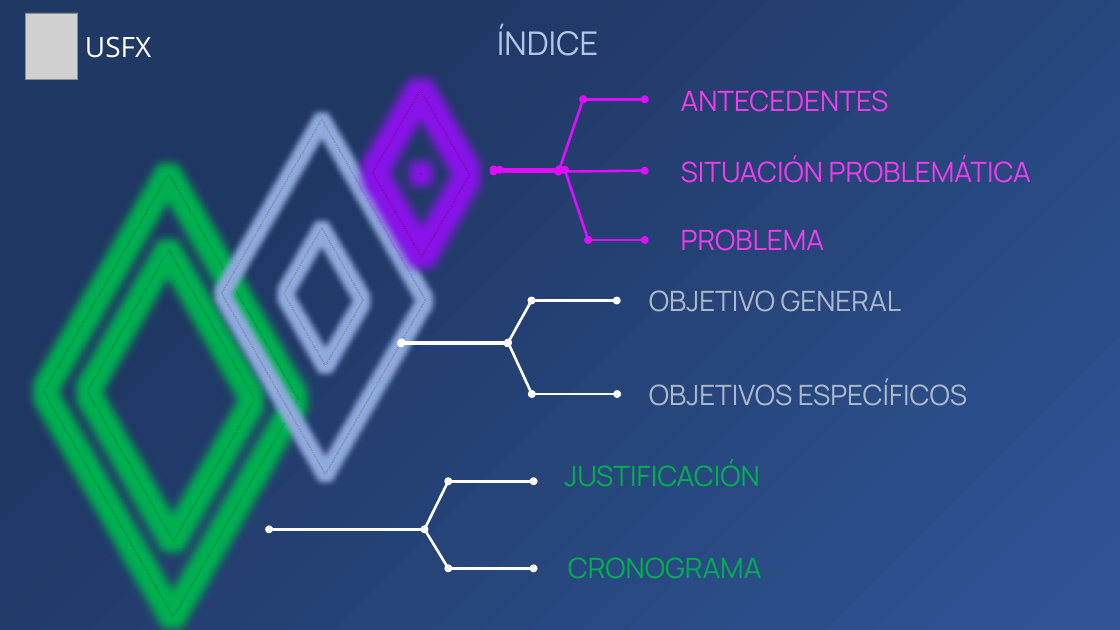
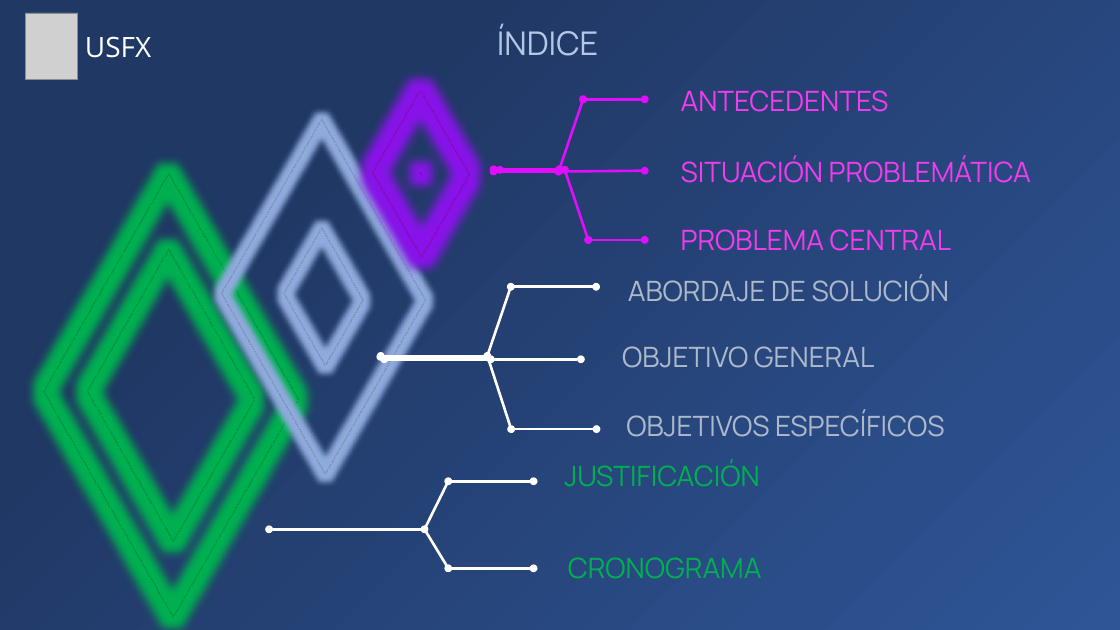
Before and after one commit to Zelechos/Generador-Css, a slide deck: slide 3 of documents/Presentación de Perfil - Modelo Generador CSS.pptx. Drawn at 1120x630 pixels with LibreOffice and Linux fonts; fonts in the diff are those of the drawing; grey boxes stand for pictures. Boxes give left, top, right and bottom in pixels: in the first picture for what was removed or moved away, otherwise in the second. Text is boxed around its words. In the diff, an @@ line names an element or a change of style, - is before the commit and + after.

```diff
--- a/documents/Presentación de Perfil - Modelo Generador CSS.pptx
+++ b/documents/Presentación de Perfil - Modelo Generador CSS.pptx
@@ text at (x1=681, y1=229, x2=952, y2=251): text changed @@
-PROBLEMA
+PROBLEMA CENTRAL
@@ double arrow moved from (507, 344) - (532, 301) to (487, 357) - (511, 287) @@
@@ arrow moved from (532, 301) - (617, 301) to (511, 287) - (597, 287) @@
@@ text added at (x1=628, y1=274, x2=949, y2=302), 24 pt, text #ADB9CA @@
+ABORDAJE DE SOLUCIÓN
@@ arrow moved from (401, 344) - (507, 344) to (381, 357) - (487, 357) @@
@@ arrow moved from (402, 343) - (508, 343) to (381, 356) - (487, 356) @@
@@ double arrow moved from (508, 343) - (532, 394) to (487, 356) - (512, 429) @@
@@ text "OBJETIVO GENERAL" moved from (x1=649, y1=290, x2=901, y2=312) to (x1=622, y1=346, x2=874, y2=368) @@
@@ arrow added from (491, 360) to (384, 360), #FFFFFF 2.25 pt @@
@@ double arrow added from (491, 360) to (581, 360), #FFFFFF 2.25 pt @@
@@ text "OBJETIVOS ESPECÍFICOS" moved from (x1=649, y1=379, x2=967, y2=406) to (x1=626, y1=410, x2=944, y2=437) @@
@@ arrow moved from (532, 394) - (618, 394) to (512, 429) - (597, 429) @@
```
Also in this commit, not shown: 5 other slides changed, 13 slides added, 2 slides removed.
